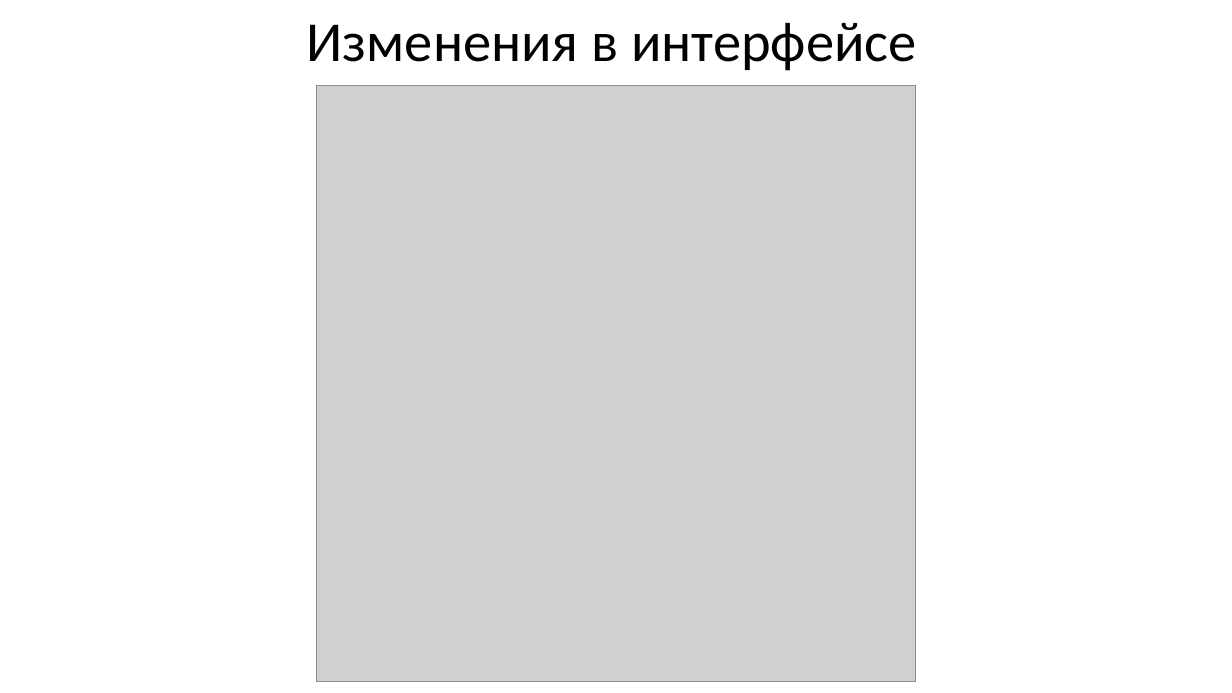
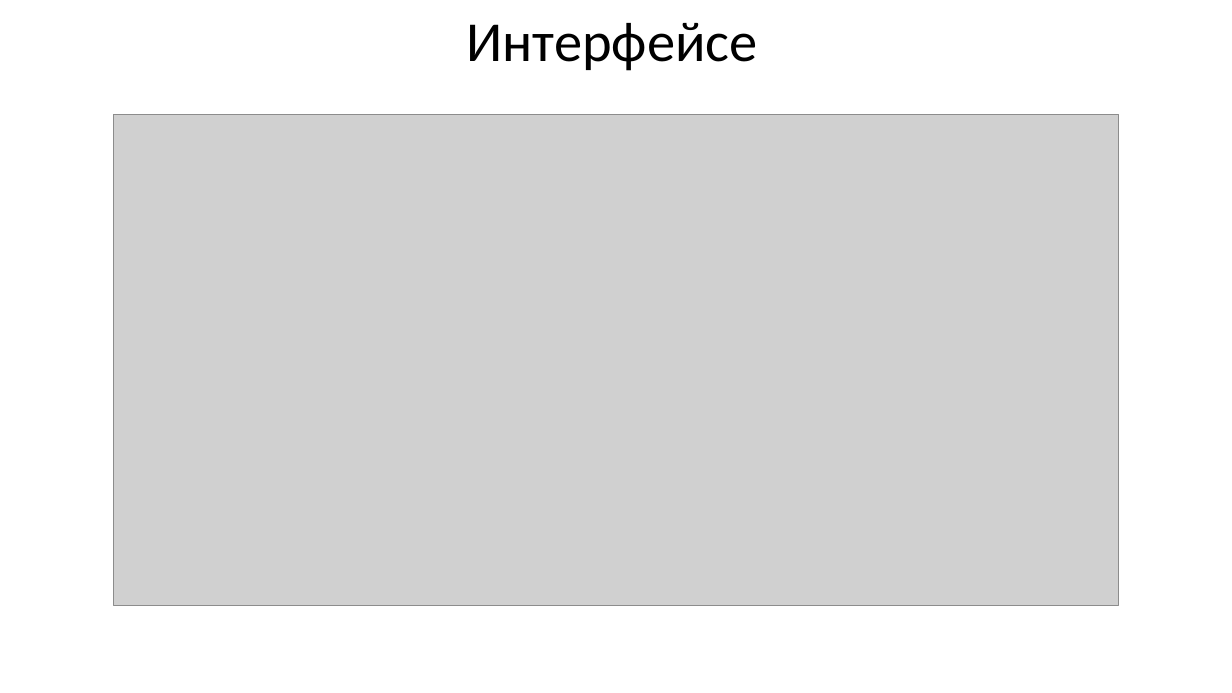
Before and after one commit to moevm/mse_automatic_pause_cutter_from_video, a slide deck: slide 3 of docs/step_3.pptx. Drawn at 1232x693 pixels with LibreOffice and Linux fonts; fonts in the diff are those of the drawing; grey boxes stand for pictures. Boxes give left, top, right and bottom in pixels: in the first picture for what was removed or moved away, otherwise in the second. Text is boxed around its words. In the diff, an @@ line names an element or a change of style, - is before the commit and + after.

```diff
--- a/docs/step_3.pptx
+++ b/docs/step_3.pptx
@@ title at (466,23,757,71): text changed @@
-Изменения в интерфейсе
+Интерфейсе
@@ picture: place and size @@
-picture at (316,86,916,682)
+picture at (113,115,1118,605)
```
Also in this commit, not shown: 2 other slides changed, 1 slide added, 1 other file.
